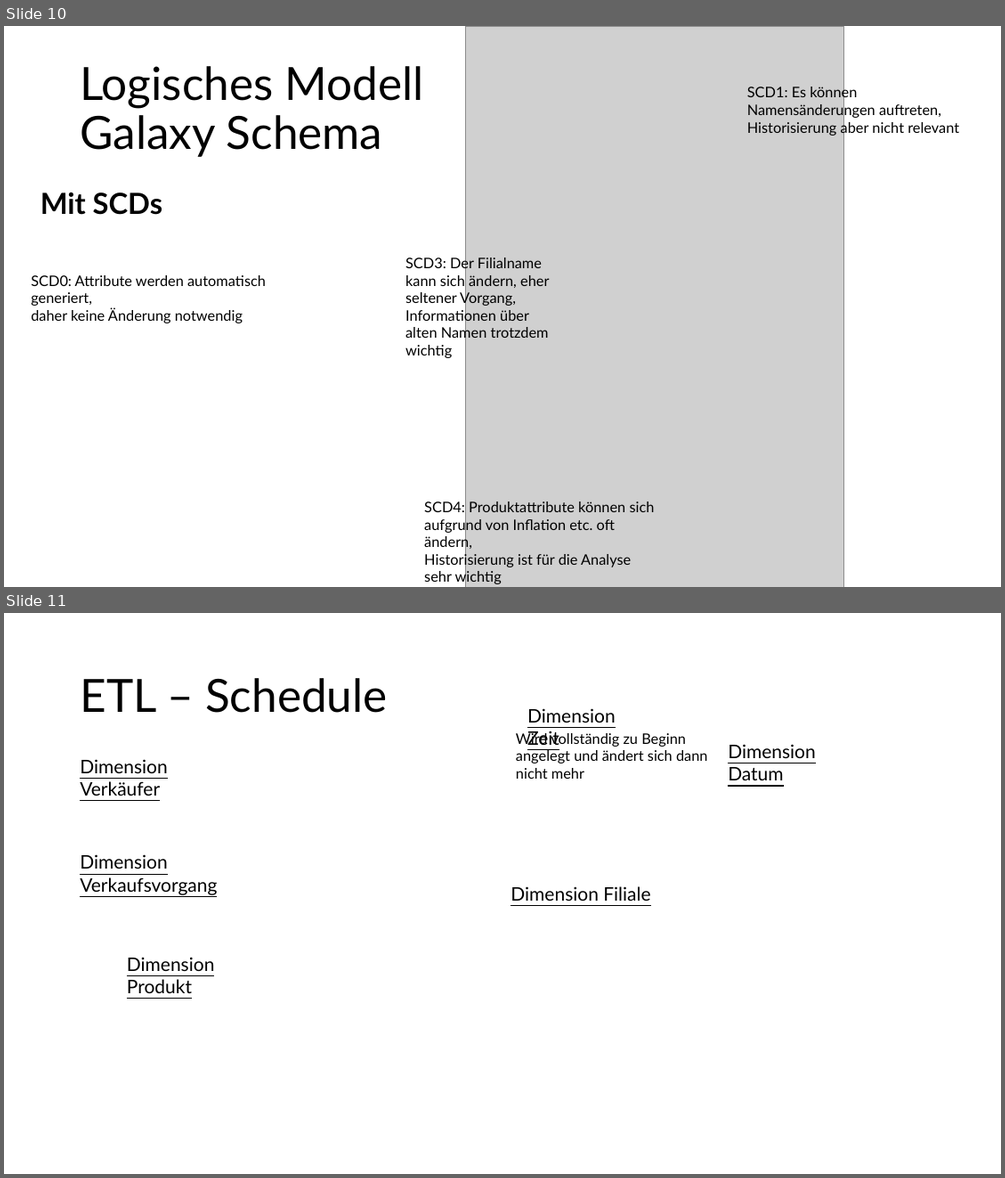
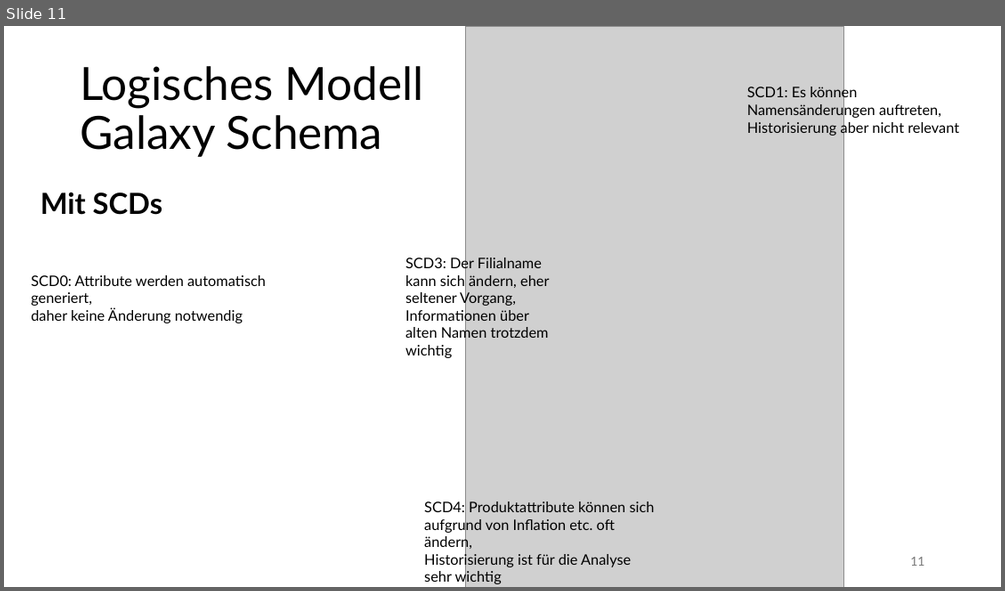
Before and after one commit to Thoerchen/BackZeit, a slide deck: Präsentation/Präsentation.pptx. Shown one above the other, each under a label of ours: slides 10 and 11 before the commit, slide 11 after it. The pictures are 1005x1178 and 1005x591 pixels, drawn with LibreOffice and Linux fonts; fonts in the diff are those of the drawing; grey boxes stand for pictures. Boxes give left, top, right and bottom in pixels: in the first picture for what was removed or moved away, otherwise in the second. Text is boxed around its words. In the diff, an @@ line names an element or a change of style, - is before the commit and + after.

```diff
--- a/Präsentation/Präsentation.pptx
+++ b/Präsentation/Präsentation.pptx
@@ slide 11 removed at (4,613,1001,1174), background #FFFFFF @@
@@ title removed at (80,678,387,713) @@
-ETL – Schedule
@@ text removed at (527,708,615,745) @@
-Dimension Zeit
@@ text removed at (516,731,708,779) @@
-Wird vollständig zu Beginn angelegt und ändert sich dann nicht mehr
@@ text removed at (728,744,816,780) @@
-Dimension Datum
@@ text removed at (80,759,168,795) @@
-Dimension Verkäufer
@@ text removed at (80,854,217,895) @@
-Dimension Verkaufsvorgang
@@ text removed at (510,886,650,900) @@
-Dimension Filiale
@@ text removed at (127,957,215,993) @@
-Dimension Produkt
@@ what was slide 10 is now slide 11 @@
@@ slide 11 changed as well @@
@@ page number added at (910,556,924,565), 12 pt, text #797979 @@
+11
```
Also in this commit, not shown: 9 other slides changed, 4 slides added, 1 other slide removed.
